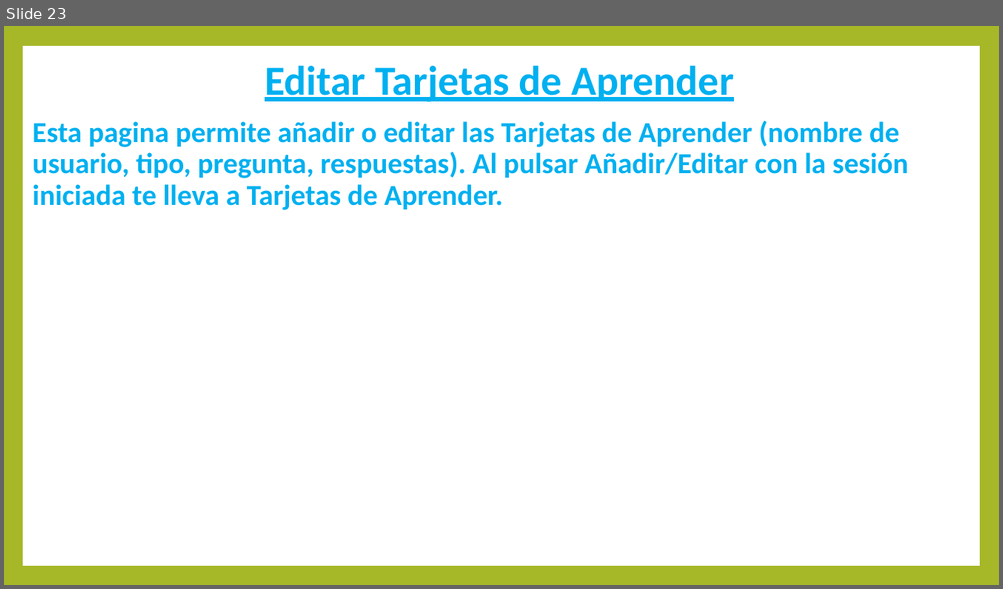
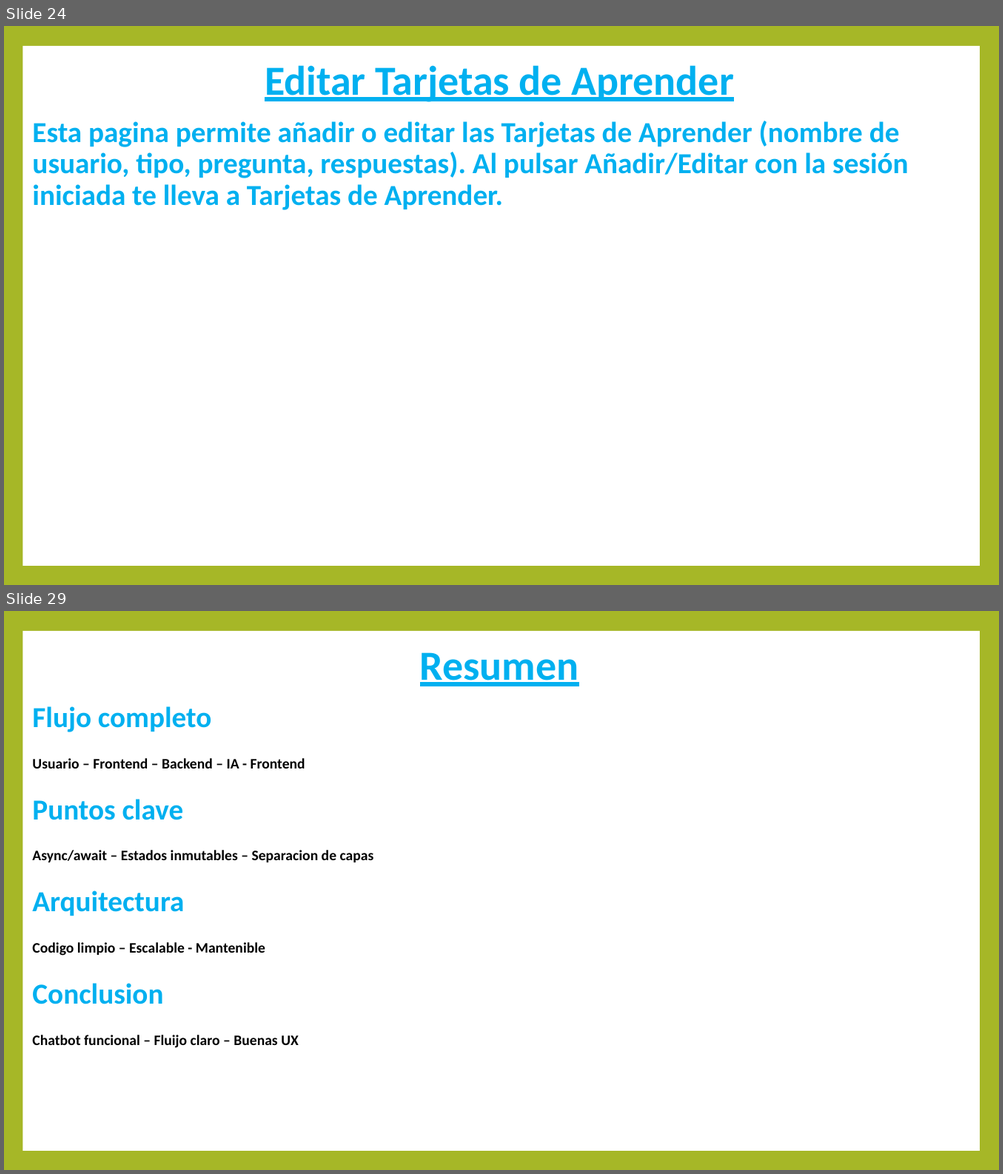
Before and after one commit to DavidCorredorMiguel/proyectogrupo2, a slide deck: Presentacion Tech Learn.pptx. Shown one above the other, each under a label of ours: slide 23 before the commit, slides 24 and 29 after it; the slides between them are not shown. The pictures are 1003x589 and 1003x1174 pixels, drawn with LibreOffice and Linux fonts; fonts in the diff are those of the drawing. Boxes give left, top, right and bottom in pixels: in the first picture for what was removed or moved away, otherwise in the second. Text is boxed around its words. In the diff, an @@ line names an element or a change of style, - is before the commit and + after.

Commit message:
Integrar mejoras del chatbot tras actualizar main

```diff
--- a/Presentacion Tech Learn.pptx
+++ b/Presentacion Tech Learn.pptx
@@ slide 29 added at bbox=[4, 611, 999, 1170], background #A6B727; not listed: 1 template element that a slide beside it also shows @@
@@ title added at bbox=[420, 652, 579, 686], 40 pt, text #00B0F0, bold, underline @@
+Resumen
@@ text added at bbox=[32, 706, 374, 1048], 14 pt, text #000000, bold @@
+Flujo completo
+Usuario – Frontend – Backend – IA - Frontend
+Puntos clave
+Async/await – Estados inmutables – Separacion de capas
+Arquitectura
+Codigo limpio – Escalable - Mantenible
+Conclusion
+Chatbot funcional – Fluijo claro – Buenas UX
@@ what was slide 23 is now slide 24 @@
```
Also in this commit, not shown: 20 other slides changed, 5 other slides added, 6 other files.
